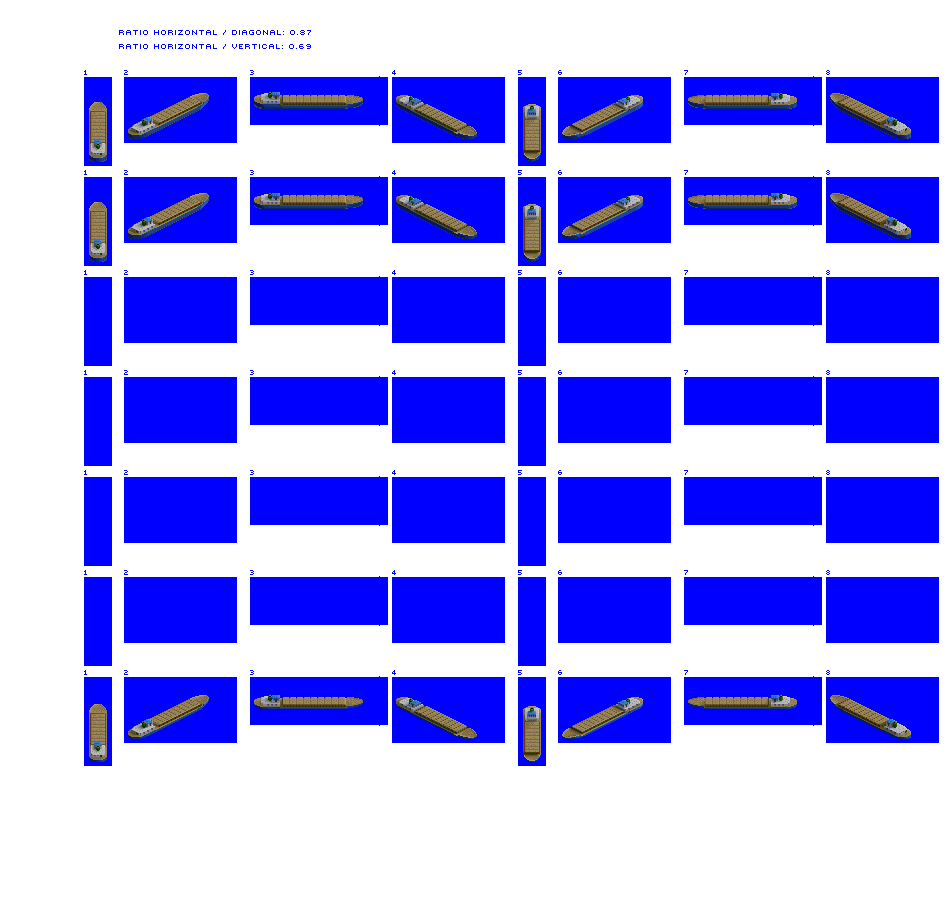
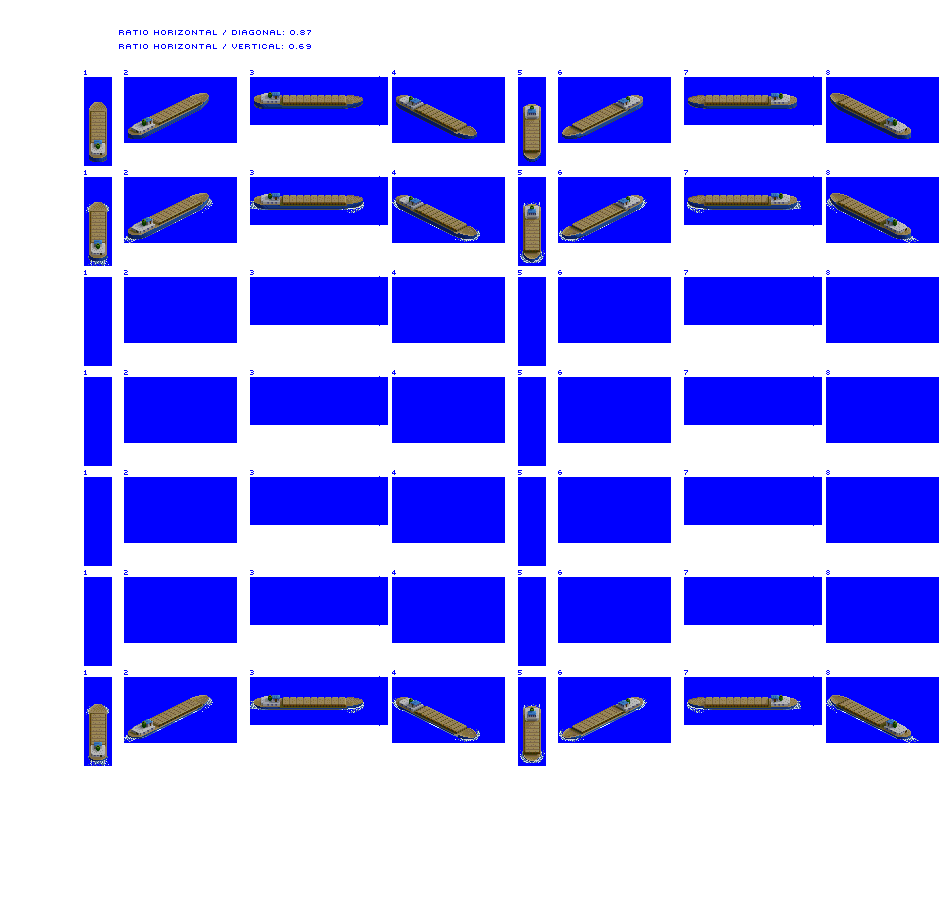
The second w=950, h=900 image is a revision of the first. Changes to its layers:
showed "prop / bow wash", painted on it over (86, 198, 919, 766)
